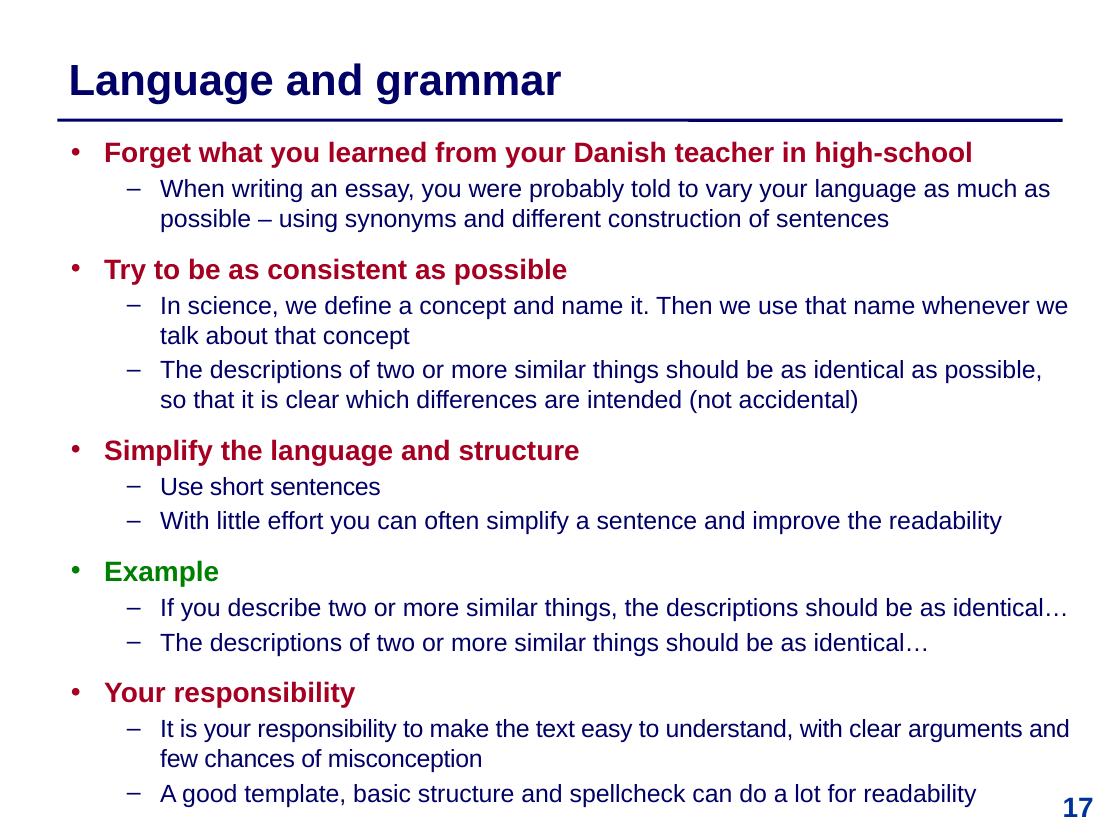
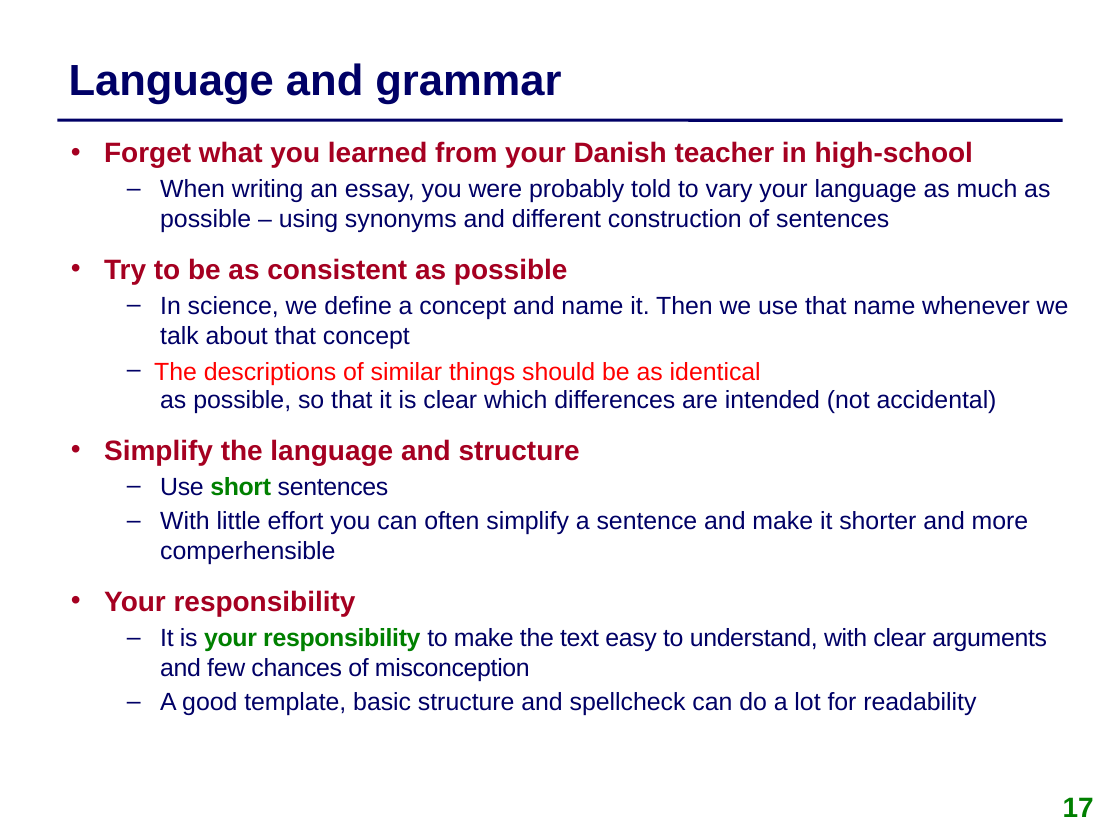
Before and after one commit to IntProgAU/Materiale, a slide deck: slide 17 of web/b25/2 Academic Writing and Oral Presentation.pptx. Drawn at 1120x840 pixels with LibreOffice and Linux fonts; fonts in the diff are those of the drawing. Boxes give left, top, right and bottom in pixels: in the first picture for what was removed or moved away, otherwise in the second. Text is boxed around its words. In the diff, an @@ line names an element or a change of style, - is before the commit and + after.

```diff
--- a/web/b25/2 Academic Writing and Oral Presentation.pptx
+++ b/web/b25/2 Academic Writing and Oral Presentation.pptx
@@ text added at box(154, 362, 761, 385), 16 pt, text #FF0000 @@
+  The descriptions of similar things should be as identical
@@ text added at box(159, 362, 797, 385), 16 pt, text #FF0000 @@
+  If you describe two or more similar things, the descriptions should be as identical
@@ text at box(160, 362, 997, 413): text changed @@
-  – The descriptions of two or more similar things should be as identical as possible,
-    so that it is clear which differences are intended (not accidental)
+  – If you describe two or more similar things, the descriptions should be as identical
+    as possible, so that it is clear which differences are intended (not accidental)
@@ text at box(160, 477, 1047, 681): text colour #000066 to #008000, bold on in "short", "your responsibility" @@
@@ text at box(160, 511, 1029, 564): text changed @@
-  – With little effort you can often simplify a sentence and improve the readability
-  • Example
-  – If you describe two or more similar things, the descriptions should be as identical…
-  – The descriptions of two or more similar things should be as identical…
+  – With little effort you can often simplify a sentence and make it shorter and more comperhensible
@@ page number at box(1063, 797, 1094, 817): text colour #003399 to #008000 @@
```
Also in this commit, not shown: 7 other slides changed.
